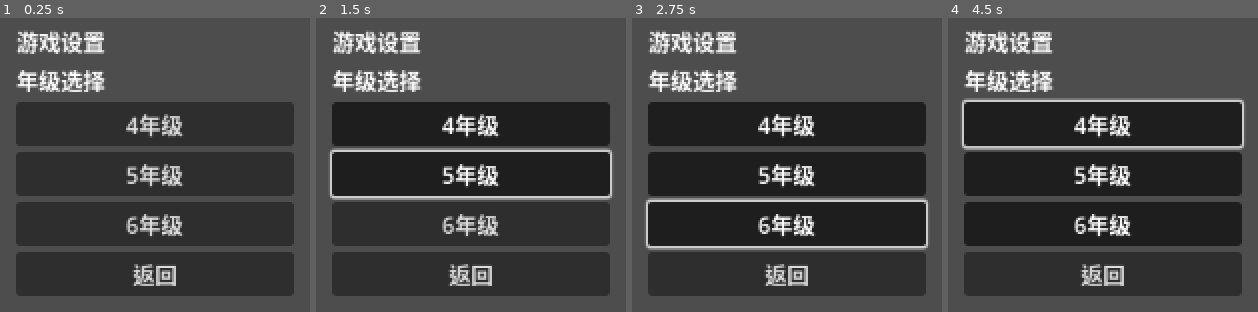
Above: before the commit, frames 1-4 (left to right).
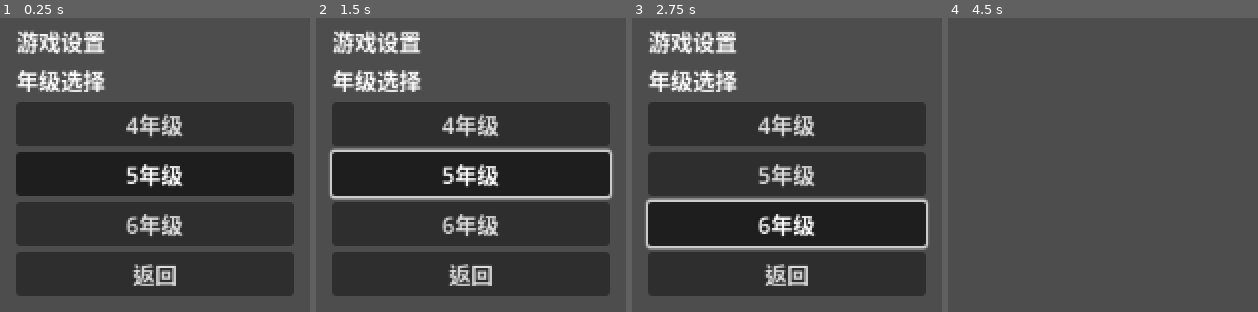
Above: after the commit, the same moments.

Repository: b31o8321/e-game
Game: Godot game, scene res://src/ui/settings_scene.tscn
Two runs of this game, one before a commit and one after it. Both use one fixed random seed, a clock stepped at 60 frames per second and the inputs below. This scene is started directly instead of the project's main scene.
Inputs (mouse positions are in pixels of both pictures, inside the frame that each line leads up to):
- Up to frame 1 (0.25 s): no input
- Up to frame 2 (1.5 s): click "4年级" at 0.5 s; click "5年级" at 1.25 s
- Up to frame 3 (2.75 s): click "6年级" at 2 s
- Up to frame 4 (4.5 s): click "返回" at 2.75 s; click (1103, 120) at 3.5 s, where only the run after the commit has a clickable "开始冒险"; click (1103, 123) at 4.25 s, where only the run before the commit has a clickable "4年级"

The runs differ from the first frame. In frame 1, 0.3% of the frame differs, in the area x 41-59%, y 50-58%; in frame 2, 0.3%; in frame 3, 0.6%; in frame 4, 59%, in the area x 4-96%, y 4-95%.
Error before the commit: Invalid access to property or key 'pressed' on a base object of type 'null instance'. (res://src/ui/settings_scene.gd:9)

Commit message:
fix(p6): correct @onready paths to match VBoxContainer scene hierarchy

Diff:
--- a/src/ui/settings_scene.gd
+++ b/src/ui/settings_scene.gd
@@ -1,9 +1,9 @@
 extends Control
 
-@onready var _grade4_button: Button = $Grade4Button
-@onready var _grade5_button: Button = $Grade5Button
-@onready var _grade6_button: Button = $Grade6Button
-@onready var _back_button: Button = $BackButton
+@onready var _grade4_button: Button = $VBoxContainer/Grade4Button
+@onready var _grade5_button: Button = $VBoxContainer/Grade5Button
+@onready var _grade6_button: Button = $VBoxContainer/Grade6Button
+@onready var _back_button: Button = $VBoxContainer/BackButton
 
 func _ready() -> void:
 	_grade4_button.pressed.connect(_on_grade4_pressed)
